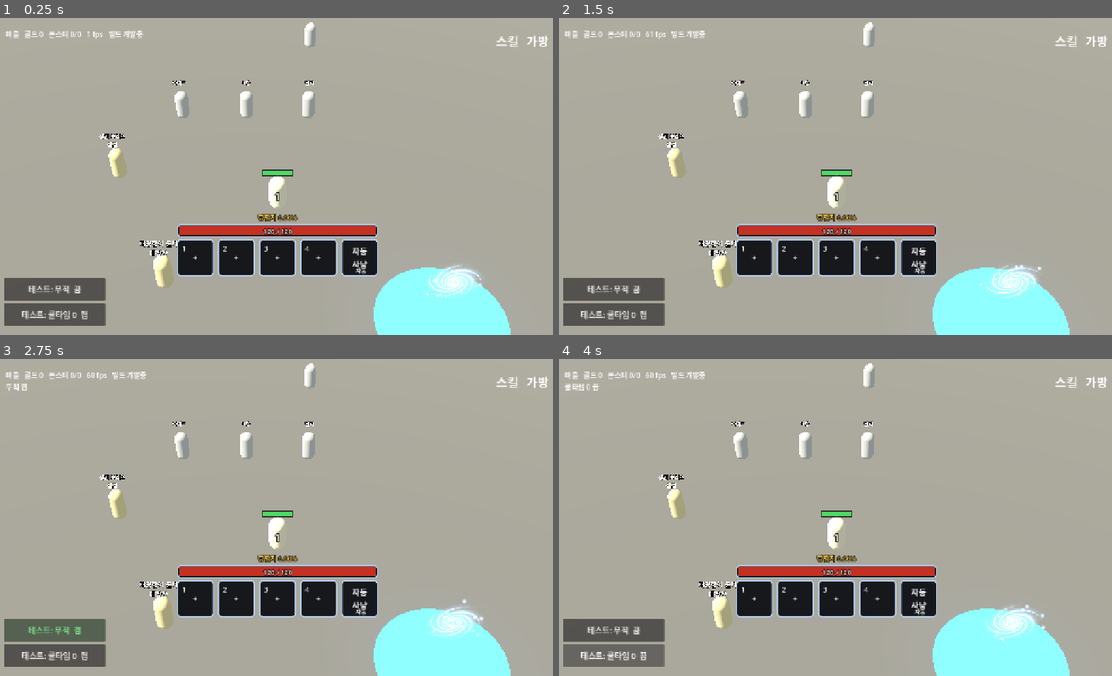
Above: before the commit, frames 1-4 (two rows, left to right).
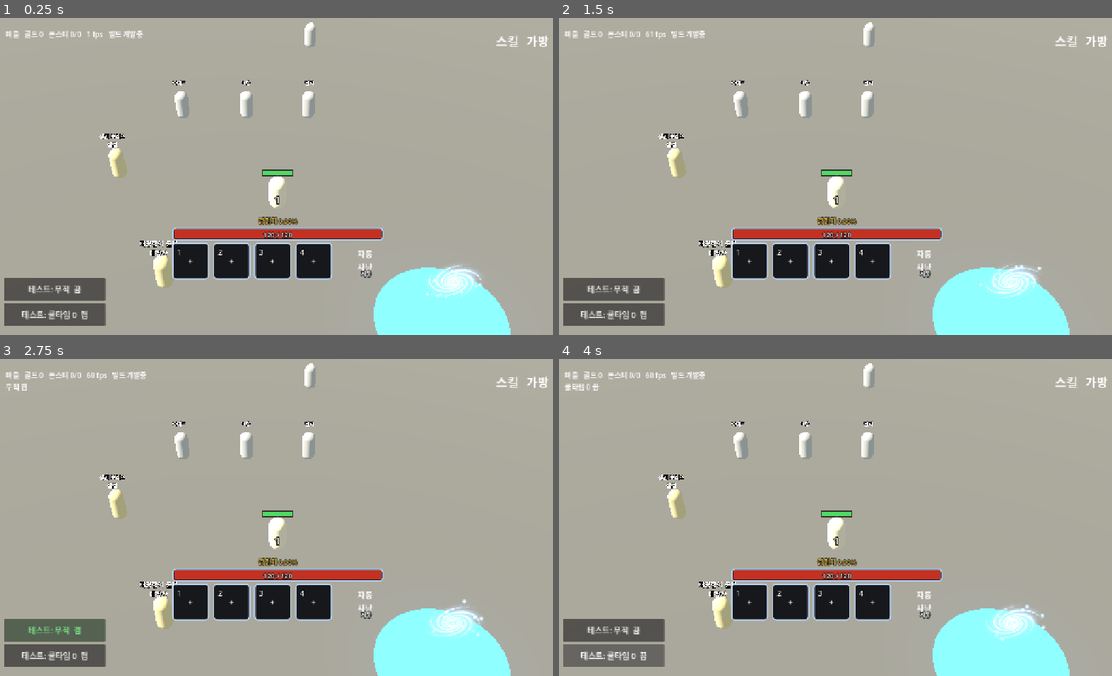
Above: after the commit, the same moments.

Repository: gogoalswo/MMORPG
Game: Godot game, scene res://main.tscn
The game is run twice, just before and just after one commit, with the same random seed, the same clock (stepped at 60 frames per second) and the same inputs.
Inputs (mouse positions are in pixels of both pictures, inside the frame that each line leads up to):
- Up to frame 1 (0.25 s): no input
- Up to frame 2 (1.5 s): click (752, 258) at 0.52 s; click "닫기" at 1.25 s
- Up to frame 3 (2.75 s): click "테스트: 무적 끔" at 2 s
- Up to frame 4 (4 s): click "테스트: 무적 켬" at 2.75 s; click "테스트: 쿨타임 0 켬" at 3.5 s

The runs differ from the first frame. In frame 1, 3.9% of the frame differs, in the area x 31-70%, y 54-83%; in frame 2, 3.9%; in frame 3, 3.9%; in frame 4, 3.9%.

Commit message:
자동사냥 칸의 테를 걷어 퀵슬롯과 구분한다
같은 테를 두르고 붙여 두니 다섯 번째 스킬 칸으로 보였다. 테두리를
StyleBoxEmpty 로 지우고 퀵슬롯 줄에서 AUTO_GAP 만큼 띄운다. 테가 없어진
만큼 아이콘을 덜 물린다 (AUTO_INSET 14 → 10).

Co-Authored-By: Claude Opus 5 <noreply@anthropic.com>
Claude-Session: https://claude.ai/code/session_01UWpuf7GaJDnraUdk3e1vXQ

Diff:
--- a/godot/game/game.gd
+++ b/godot/game/game.gd
@@ -46,7 +46,9 @@
 const SPIN_SPEED := 1.6
 ## 자동사냥 칸의 아이콘만 더 물린다. 퀵슬롯과 같은 11 로 두면 고리가 아이콘 위를
 ## 덮어 검이 안 보였다 (2026-09-19). 고리가 얇아진 뒤로는 덜 물려도 된다 (2026-09-20)
-const AUTO_INSET := 14
+const AUTO_INSET := 10
+## 퀵슬롯 줄과 자동사냥 칸 사이를 얼마나 띄우나
+const AUTO_GAP := 14
 const ICON_DIR := "res://assets/icons/"
 ## 가방 탭. 0 은 전체, 나머지는 `_tab_keeps` 가 슬롯으로 가른다
 const BAG_TABS := ["전체", "무기", "방어구", "장신구", "재료"]
@@ -1012,7 +1014,15 @@
 
 	# 자동사냥도 같은 칸이다 — 엄지가 퀵슬롯과 같은 높이에서 닿는다 (2026-09-19 요청).
 	# 켜지면 칸 위에서 화살표 고리가 돈다
+	# 퀵슬롯에서 한 뼘 띄운다 — 붙여 두면 다섯 번째 스킬 칸으로 보인다
+	var gap := Control.new()
+	gap.custom_minimum_size = Vector2(AUTO_GAP, 0)
+	gap.mouse_filter = Control.MOUSE_FILTER_IGNORE
+	dock.add_child(gap)
+
 	_auto_cell = _make_skill_cell(QUICK_CELL, "ui_quick_slot", _toggle_auto, QUICK_MARGIN)
+	# **테두리를 없앤다** (2026-09-20 요청) — 같은 테를 두르면 퀵슬롯과 구분이 안 된다
+	_auto_cell.add_theme_stylebox_override("panel", StyleBoxEmpty.new())
 	var auto_icon: TextureRect = _auto_cell.find_child("icon", true, false)
 	auto_icon.texture = _icon("ui_icon_auto")
 	if auto_icon.texture == null:
Not shown, changed: docs/features/hud.md
